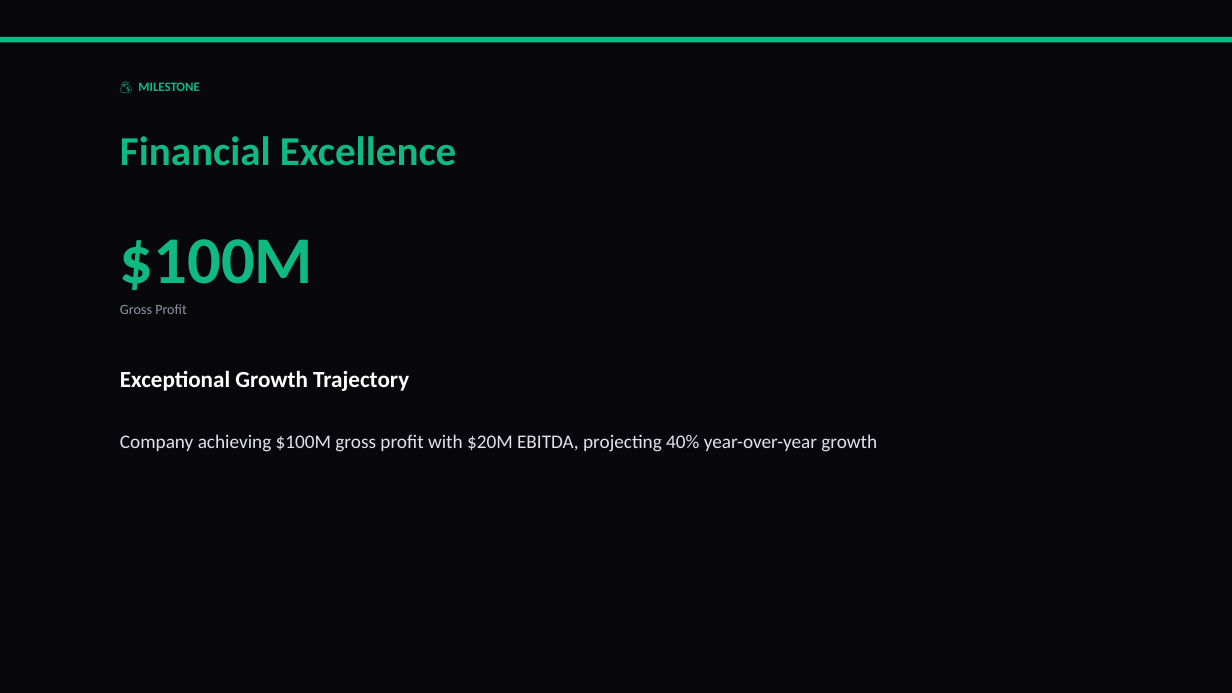
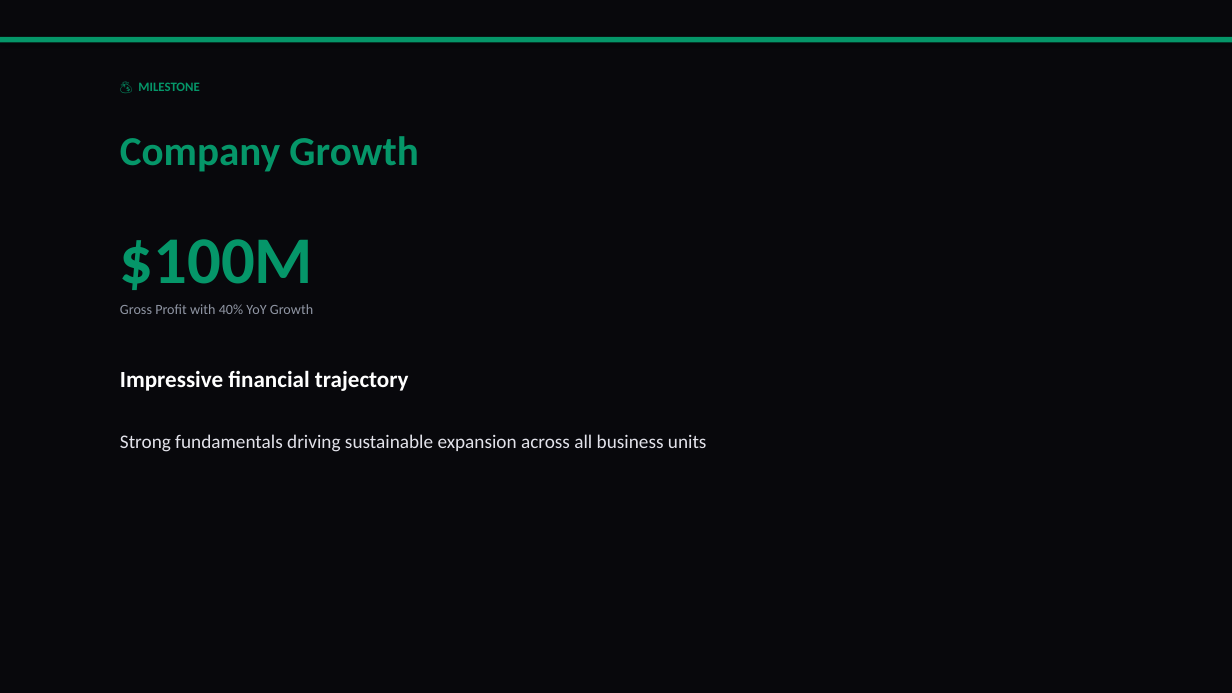
Before and after one commit to liliyagarifullina-maker/appodeal-pulse, a slide deck: slide 10 of data/archive/pulse_2026-03-15.pptx (slide 12 before the commit). Drawn at 1232x693 pixels with LibreOffice and Linux fonts; fonts in the diff are those of the drawing. Boxes give left, top, right and bottom in pixels: in the first picture for what was removed or moved away, otherwise in the second. Text is boxed around its words. In the diff, an @@ line names an element or a change of style, - is before the commit and + after.

```diff
--- a/data/archive/pulse_2026-03-15.pptx
+++ b/data/archive/pulse_2026-03-15.pptx
@@ rectangle at (0,37,1232,43): fill #10B981 to #059669 @@
@@ text "💰 MILESTONE" at (138,82,199,91): text colour #10B981 to #059669 @@
@@ text at (120,136,418,172): text changed; text colour #10B981 to #059669 @@
-Financial Excellence
+Company Growth
@@ text "$100M" at (120,239,313,290): text colour #10B981 to #059669 @@
@@ text at (120,304,313,314): text changed @@
-Gross Profit
+Gross Profit with 40% YoY Growth
@@ text at (120,370,409,391): text changed @@
-Exceptional Growth Trajectory
+Impressive financial trajectory
@@ text at (120,434,707,452): text changed @@
-Company achieving $100M gross profit with $20M EBITDA, projecting 40% year-over-year growth
+Strong fundamentals driving sustainable expansion across all business units
```
Also in this commit, not shown: 9 other slides changed, 5 slides added, 6 slides removed, 2 other files.
